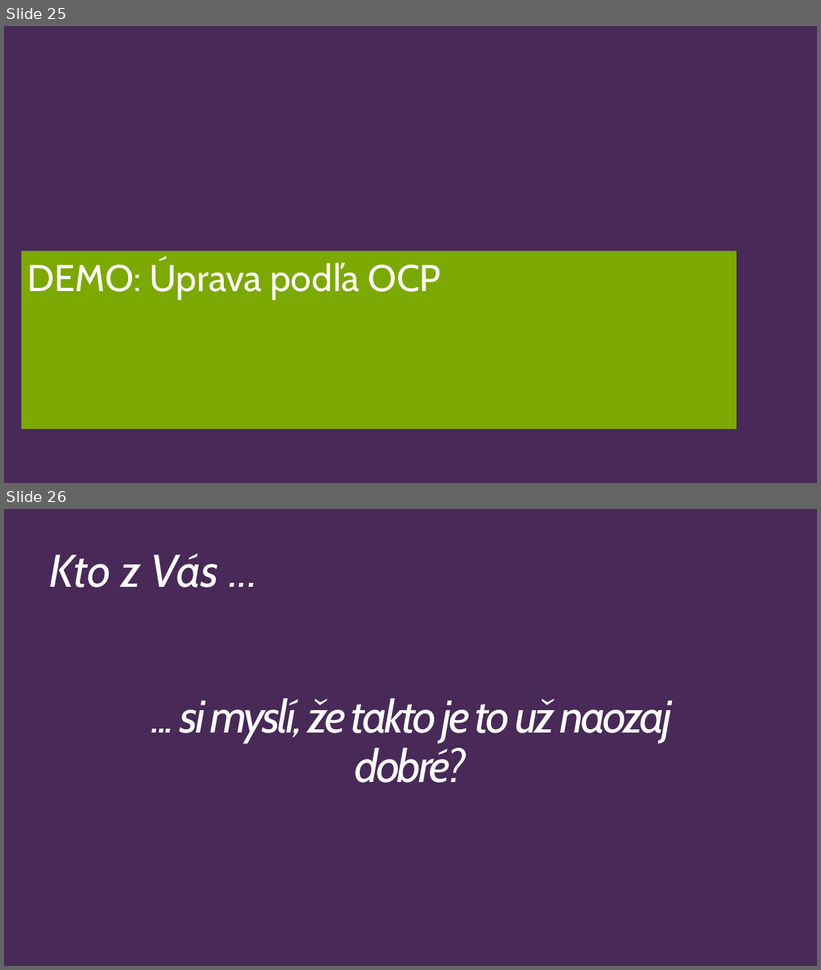
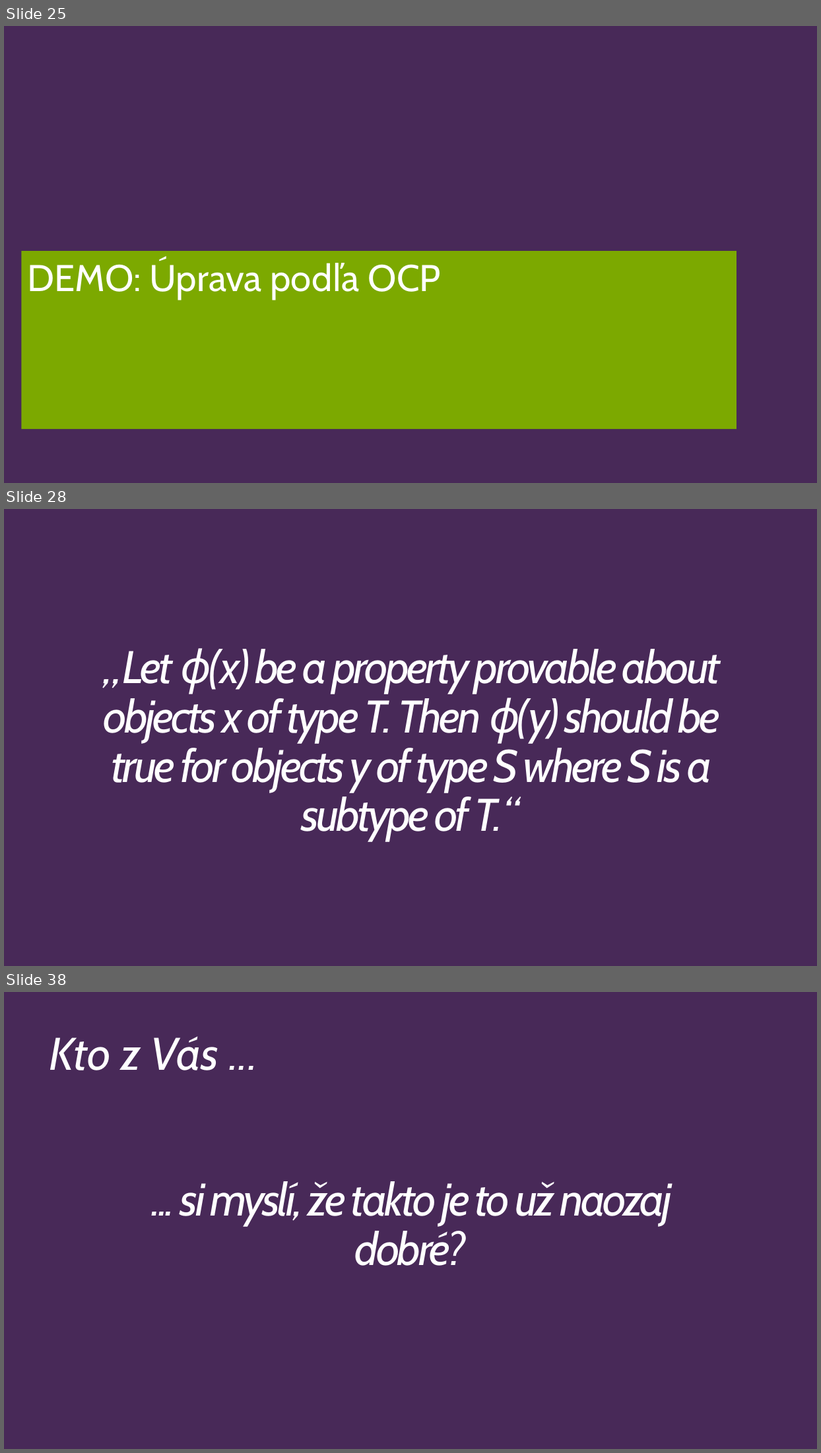
Before and after one commit to Burgyn/SOLID-Principles, a slide deck: SOLIDPrinciples.pptx. Shown one above the other, each under a label of ours: slides 25 and 26 before the commit, slides 25, 28 and 38 after it; the slides between them are not shown. The pictures are 821x970 and 821x1453 pixels, drawn with LibreOffice and Linux fonts; fonts in the diff are those of the drawing. Boxes give left, top, right and bottom in pixels: in the first picture for what was removed or moved away, otherwise in the second. Text is boxed around its words. In the diff, an @@ line names an element or a change of style, - is before the commit and + after.

```diff
--- a/SOLIDPrinciples.pptx
+++ b/SOLIDPrinciples.pptx
@@ slide 28 added at <box>4,509,817,966</box>, background #482958 @@
@@ title added at <box>103,648,721,842</box>, 54 pt, text #FFFFFF, italic @@
+„Let ϕ(x) be a property provable about objects x of type T. Then ϕ(y) should be true for objects y of type S where S is a subtype of T.“
@@ what was slide 26 is now slide 38 @@
```
Also in this commit, not shown: 4 slides changed, 13 other slides added, 2 slides removed, 1 other file.
